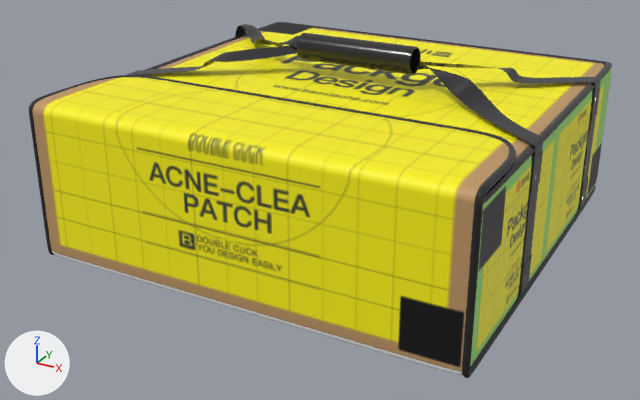
Renders of the glTF model public/models/4519.glb from each side of a commit.
One viewpoint serves both versions: a 50 mm camera at (26.0, -617.0, 260.0) aimed at (-297.0, -30.0, -34.0). Arrows for +X, +Y and +Z are at lower left; the lights stay in place. The first picture is the older version. Where no turn or scale is listed for an object, it has been applied to the vertices.

In view in the first picture: '包装带', '封边', '提手', '袋体', '贴图'.
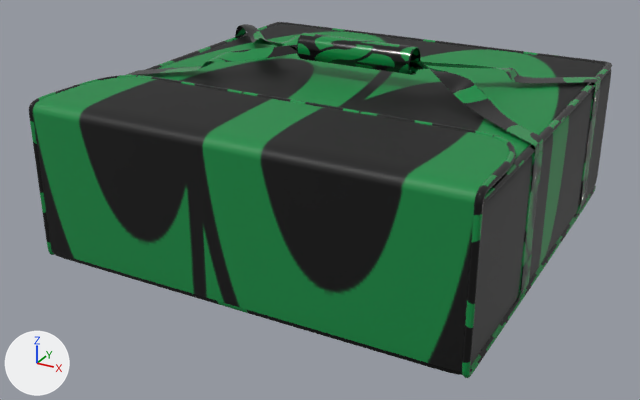
Where the change shows, as pixel boxes [x1, y1, x2, y2] in the pictures (640 x 400 px):
'贴图', surface changed (darker): [33, 26, 611, 372] in both
'封边', surface changed: [29, 25, 612, 378] in both
'包装带', surface changed: [126, 27, 601, 301] in both
'提手', surface changed: [297, 33, 421, 75] in both
'袋体', surface changed: [52, 251, 462, 375] in both

What the commit changed:
Picture 'AP_Watermark' (img_ap_watermark) is new.
In material '01 - Defavhfffg' (mat_01___defavhfffg), base_color is no longer (0.0196, 0.0196, 0.0196), black #262626.
In material '01 - Defavhfffg' (mat_01___defavhfffg), texture is now set to img_ap_watermark.
In material '01 - Defavultlff' (mat_01___defavultlff), base_color is no longer (0.996, 0.996, 0.996), white #ffffff.
In material '01 - Defavultlff' (mat_01___defavultlff), texture is now set to img_ap_watermark.
Material '03 - Default' (mat_03___default) changes its picture from img_0 to img_ap_watermark.
